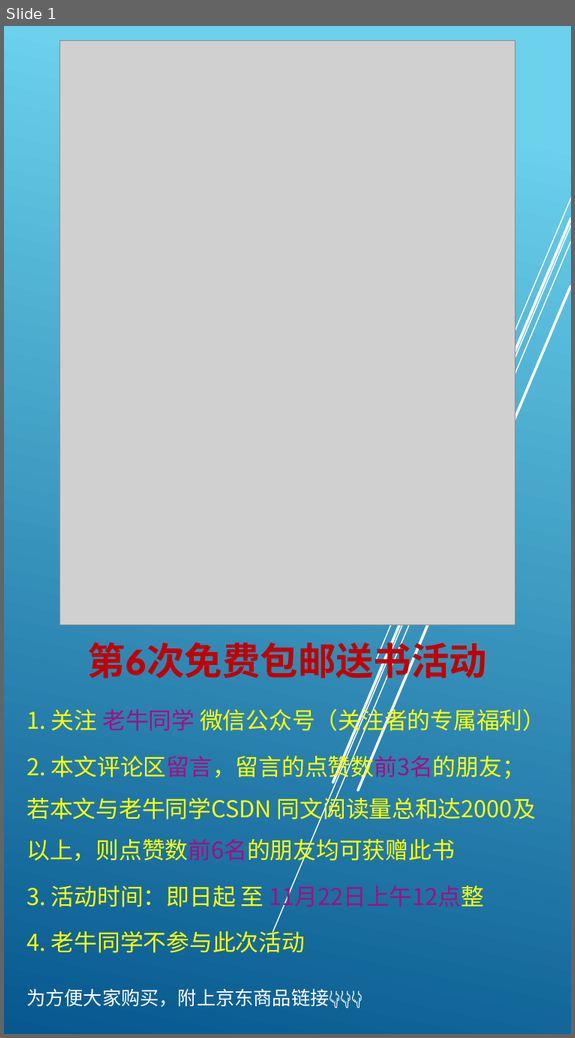
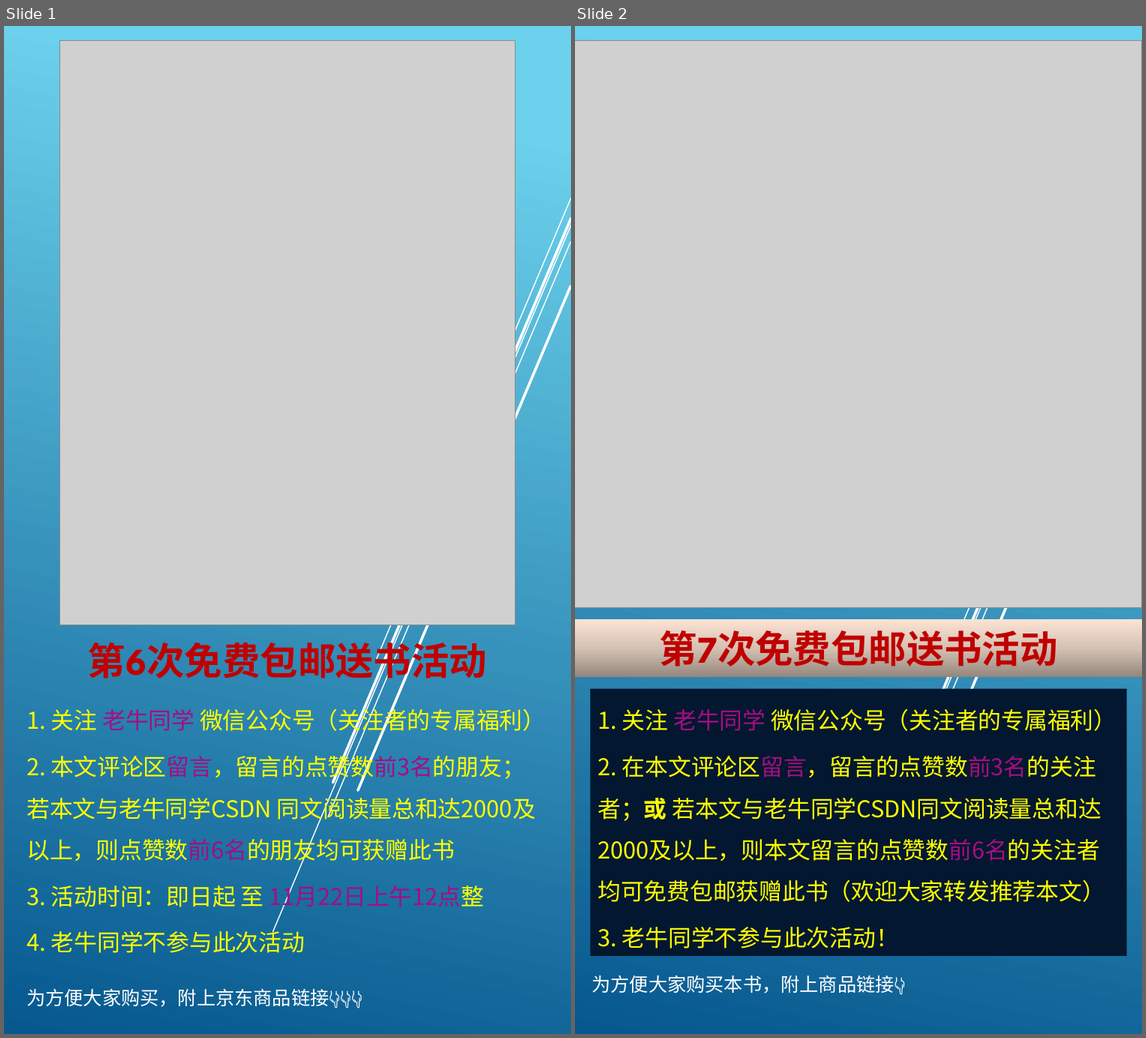
Before and after one commit to obullxl/obullxl.github.io, a slide deck: 活动/送书活动.pptx. Shown side by side, each under a label of ours: slide 1 before the commit, slides 1 and 2 after it. The pictures are 575x1038 and 1146x1038 pixels, drawn with LibreOffice and Linux fonts; fonts in the diff are those of the drawing; grey boxes stand for pictures. Boxes give left, top, right and bottom in pixels: in the first picture for what was removed or moved away, otherwise in the second. Text is boxed around its words. In the diff, an @@ line names an element or a change of style, - is before the commit and + after.

```diff
--- a/活动/送书活动.pptx
+++ b/活动/送书活动.pptx
@@ slide 2 added at (575, 26, 1142, 1034), background gradient #6ED2EB to #06588E; not listed: 5 template elements that a slide beside it also shows @@
@@ picture added at (575, 40, 1142, 607) @@
@@ subtitle added at (575, 619, 1142, 677), fill gradient #96877E to #D5C1B3 to #FDE4D4, 36 pt, text #C00000, bold @@
+第7次免费包邮送书活动
@@ rectangle added at (590, 689, 1127, 956), fill #031730, 22 pt, text #FFFF00 @@
+1. 关注 老牛同学 微信公众号（关注者的专属福利）
+2. 在本文评论区留言，留言的点赞数前3名的关注者；或 若本文与老牛同学CSDN同文阅读量总和达2000及以上，则本文留言的点赞数前6名的关注者均可免费包邮获赠此书（欢迎大家转发推荐本文）
+3. 老牛同学不参与此次活动！
@@ text added at (591, 975, 909, 995), 18 pt, text #FFFFFF @@
+为方便大家购买本书，附上商品链接👇️
```
Also in this commit, not shown: 1 other slide added, 9 other files.
